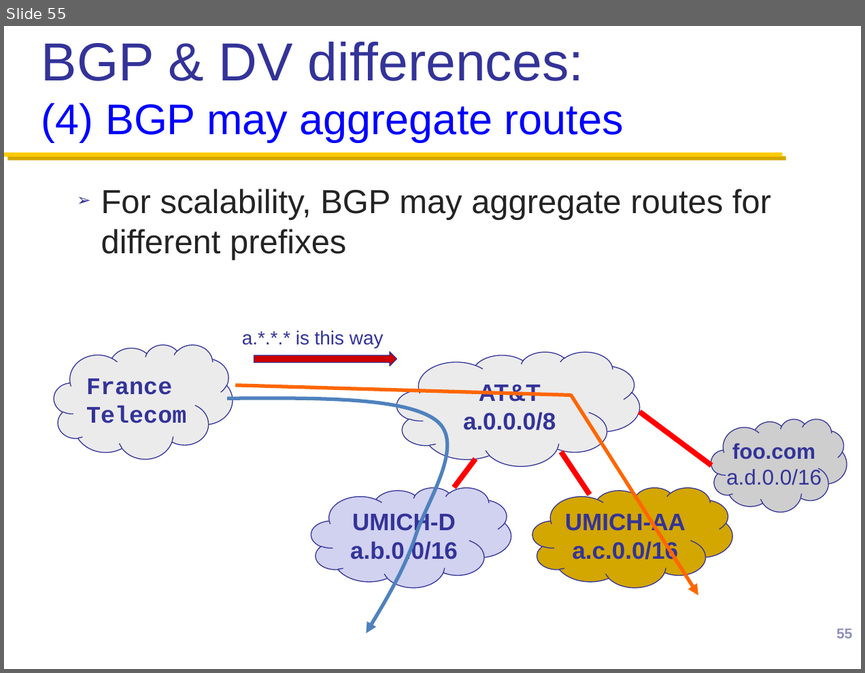
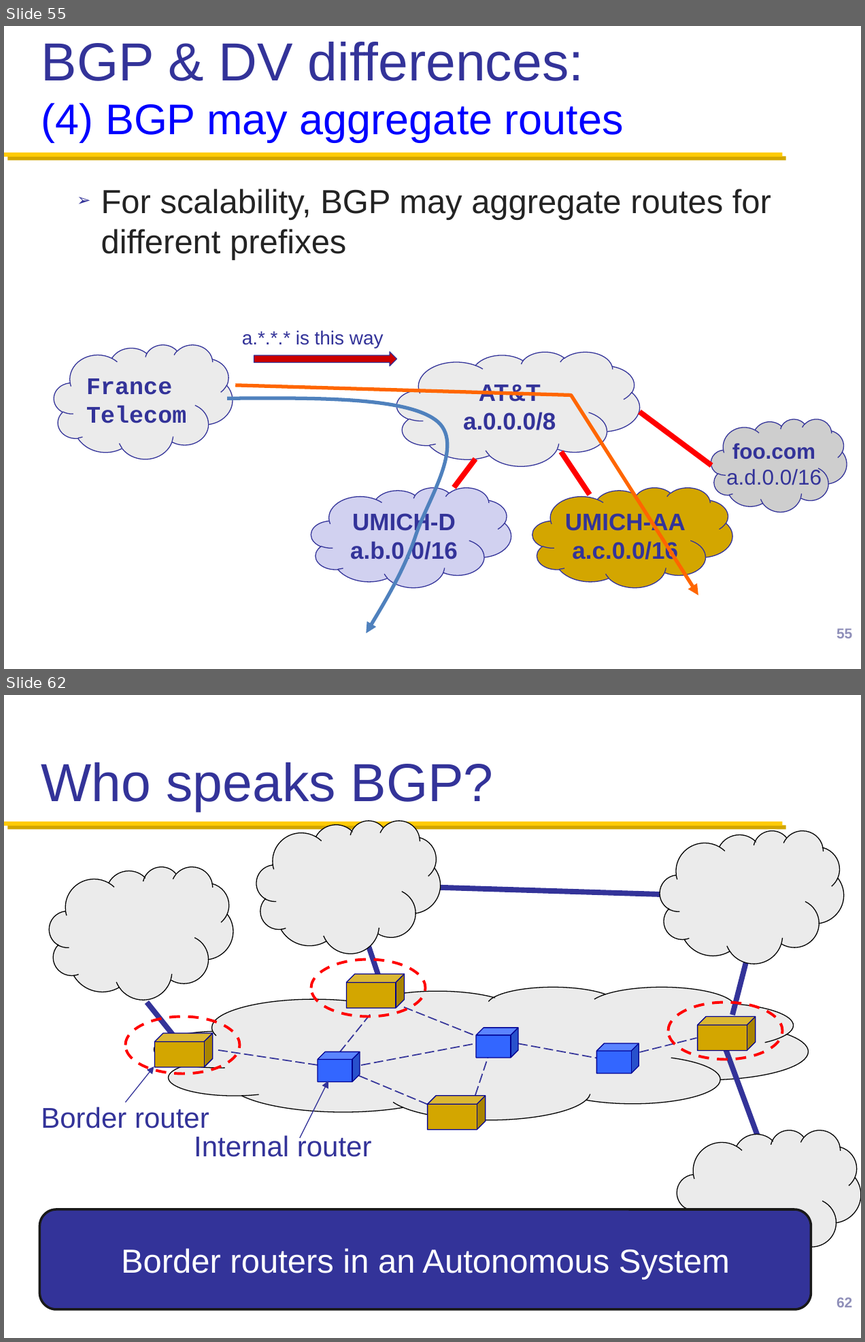
Before and after one commit to henryhxu/CSCI4430-ESTR4120, a slide deck: lec/lec14.pptx. Shown one above the other, each under a label of ours: slide 55 before the commit, slides 55 and 62 after it; the slides between them are not shown. The pictures are 865x673 and 865x1342 pixels, drawn with LibreOffice and Linux fonts; fonts in the diff are those of the drawing; background and template pictures are left out. Boxes give left, top, right and bottom in pixels: in the first picture for what was removed or moved away, otherwise in the second. Text is boxed around its words. In the diff, an @@ line names an element or a change of style, - is before the commit and + after.

```diff
--- a/lec/lec14.pptx
+++ b/lec/lec14.pptx
@@ slide 62 added at (x1=4, y1=695, x2=861, y2=1338), background #FFFFFF; not listed: 1 template element that a slide beside it also shows @@
@@ title added at (x1=41, y1=762, x2=494, y2=811), 45 pt, text #333399 @@
+Who speaks BGP?
@@ freeform shape added at (x1=256, y1=821, x2=440, y2=954), fill #EBEBEB, outline #000000 0.75 pt @@
@@ freeform shape added at (x1=660, y1=831, x2=844, y2=964), fill #EBEBEB, outline #000000 0.75 pt @@
@@ freeform shape added at (x1=50, y1=867, x2=234, y2=1000), fill #EBEBEB, outline #000000 0.75 pt @@
@@ line added from (439, 887) to (683, 895), #333399 4.5 pt @@
@@ ellipse added at (x1=311, y1=959, x2=425, y2=1016), outline #FF0000 2.25 pt dashed @@
@@ line added from (368, 945) to (383, 988), #333399 4.5 pt @@
@@ line added from (747, 959) to (732, 1015), #333399 4.5 pt @@
@@ freeform shape added at (x1=154, y1=987, x2=808, y2=1120), fill #EBEBEB, outline #000000 0.75 pt @@
@@ ellipse added at (x1=126, y1=1016, x2=239, y2=1074), outline #FF0000 2.25 pt dashed @@
@@ line added from (147, 1002) to (175, 1038), #333399 4.5 pt @@
@@ group added at (x1=218, y1=1007, x2=696, y2=1109): 8 lines @@
@@ ellipse added at (x1=668, y1=1002, x2=782, y2=1059), outline #FF0000 2.25 pt dashed @@
@@ cube added at (x1=476, y1=1028, x2=518, y2=1057), fill #3366FF, outline #000090 0.75 pt @@
@@ cube added at (x1=317, y1=1051, x2=360, y2=1081), fill #3366FF, outline #000090 0.75 pt @@
@@ cube added at (x1=597, y1=1043, x2=639, y2=1073), fill #3366FF, outline #000090 0.75 pt @@
@@ line added from (761, 1145) to (725, 1048), #333399 4.5 pt @@
@@ arrow added from (126, 1102) to (154, 1066), #333399 0.75 pt @@
@@ arrow added from (300, 1138) to (328, 1081), #333399 0.75 pt @@
@@ group added at (x1=155, y1=974, x2=755, y2=1130): 4 cubes @@
@@ text added at (x1=41, y1=1106, x2=209, y2=1128), 24 pt, text #333399 @@
+Border router
@@ text added at (x1=194, y1=1133, x2=372, y2=1157), 24 pt, text #333399 @@
+Internal router
@@ freeform shape added at (x1=677, y1=1130, x2=861, y2=1263), fill #EBEBEB, outline #000000 0.75 pt @@
@@ rounded rectangle added at (x1=40, y1=1209, x2=811, y2=1309), fill #333399, outline #1A1A1A 2 pt, 28 pt, text #FFFFFF @@
+Border routers in an Autonomous System
@@ page number added at (x1=836, y1=1297, x2=852, y2=1307), 12 pt, text #9090BA @@
+62
```
Also in this commit, not shown: 2 slides changed, 27 other slides added.
